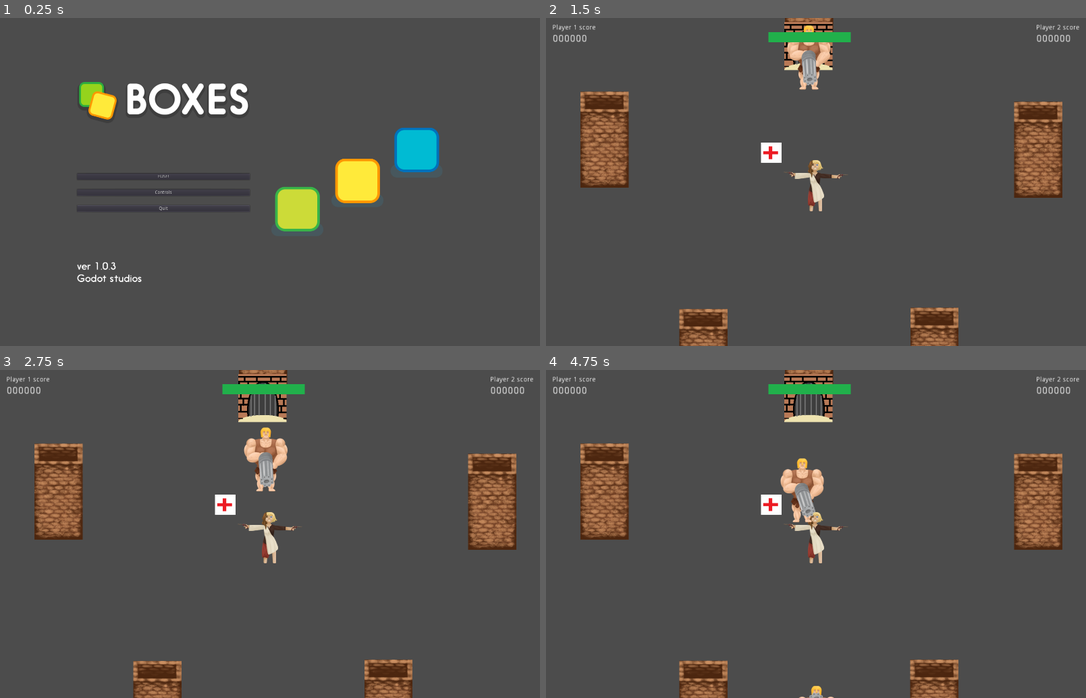
Above: before the commit, frames 1-4 (two rows, left to right).
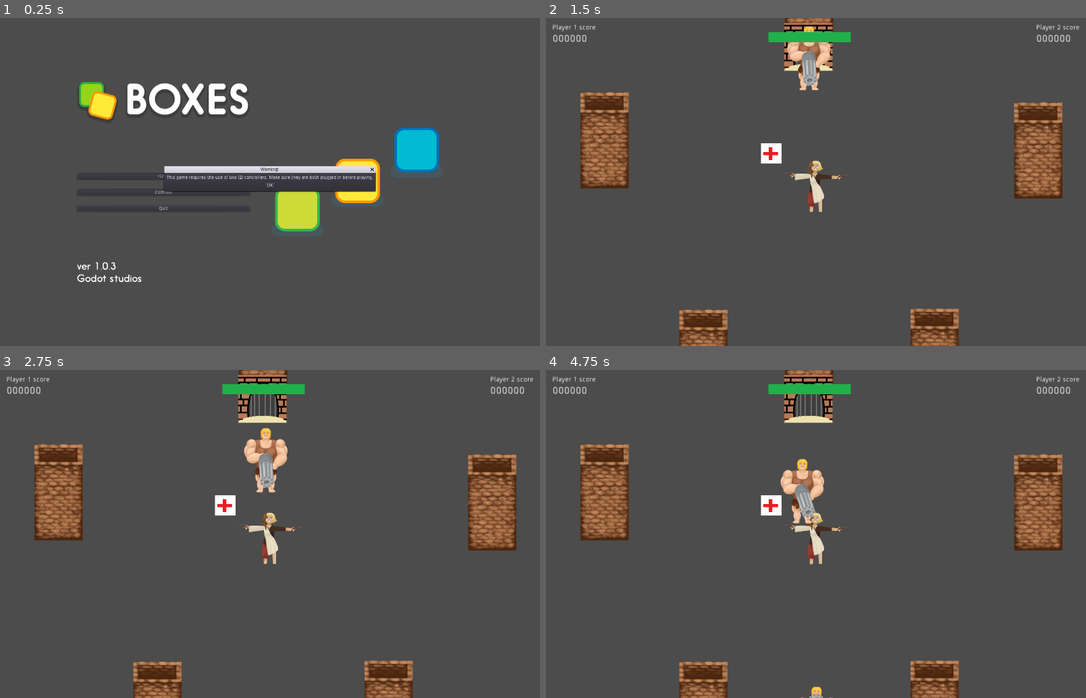
Above: after the commit, the same moments.

Repository: xenoexplorator/Ymir
Game: Godot game, scene res://Root.tscn
The game is run twice, just before and just after one commit, with the same random seed, the same clock (stepped at 60 frames per second) and the same inputs.
Inputs (mouse positions are in pixels of both pictures, inside the frame that each line leads up to):
- Up to frame 1 (0.25 s): no input
- Up to frame 2 (1.5 s): click (816, 185) at 0.5 s, where only the run after the commit has a clickable "OK"; click "FUSE!" at 1.25 s
- Up to frame 3 (2.75 s): no input
- Up to frame 4 (4.75 s): no input

The runs differ from the first frame. In frame 1, 1.9% of the frame differs, in the area x 30-70%, y 45-54%; in frame 2, 2.4%; in frame 3, 2.6%; in frame 4, 2.9%, in the area x 6-96%, y 0-100%.

Commit message:
tons of small fixes

Diff:
--- /dev/null
+++ b/Root.gd
@@ -0,0 +1,16 @@
+extends Node
+
+# class member variables go here, for example:
+# var a = 2
+# var b = "textvar"
+
+func _ready():
+	pop_up_need_more_controllers()
+
+func pop_up_need_more_controllers():
+	get_node("AcceptDialog").popup_centered()
+
+#func _process(delta):
+#	# Called every frame. Delta is time since last frame.
+#	# Update game logic here.
+#	pass
--- a/Root.tscn
+++ b/Root.tscn
@@ -1,7 +1,30 @@
-[gd_scene load_steps=2 format=2]
+[gd_scene load_steps=3 format=2]
 
-[ext_resource path="res://MainMenu.tscn" type="PackedScene" id=1]
+[ext_resource path="res://Root.gd" type="Script" id=1]
+[ext_resource path="res://MainMenu.tscn" type="PackedScene" id=2]
 
 [node name="Root" type="Node"]
 
-[node name="MainMenu" parent="." index="0" instance=ExtResource( 1 )]
+script = ExtResource( 1 )
+
+[node name="MainMenu" parent="." index="0" instance=ExtResource( 2 )]
+
+[node name="AcceptDialog" type="AcceptDialog" parent="." index="1"]
+
+anchor_left = 0.0
+anchor_top = 0.0
+anchor_right = 0.0
+anchor_bottom = 0.0
+margin_right = 83.0
+margin_bottom = 58.0
+rect_pivot_offset = Vector2( 0, 0 )
+rect_clip_content = false
+mouse_filter = 0
+mouse_default_cursor_shape = 0
+size_flags_horizontal = 1
+size_flags_vertical = 1
+popup_exclusive = true
+window_title = "Warning!"
+resizable = false
+dialog_text = "This game requires the use of two (2) controllers. Make sure they are both plugged in before playing."
+dialog_hide_on_ok = true
--- a/Scenes/Arena.tscn
+++ b/Scenes/Arena.tscn
@@ -65,12 +65,12 @@
 collision_use_kinematic = false
 collision_friction = 1.0
 collision_bounce = 0.0
-collision_layer = 8
+collision_layer = 1
 collision_mask = 1
 occluder_light_mask = 1
 format = 1
 tile_data = PoolIntArray( -720896, 0, 0, -720895, 0, 0, -720894, 0, 0, -720893, 0, 0, -720892, 0, 0, -720891, 0, 0, -72 …(1431 unchanged characters)…
-_sections_unfolded = [ "Cell", "Collision" ]
+_sections_unfolded = [ "Cell" ]
 
 [node name="Player" parent="." index="2" instance=ExtResource( 4 )]
 
--- /dev/null
+++ b/Scenes/Camera2D.gd
@@ -0,0 +1,17 @@
+extends Camera2D
+
+# class member variables go here, for example:
+# var a = 2
+# var b = "textvar"
+
+func _ready():
+	# Called when the node is added to the scene for the first time.
+	# Initialization here
+	pass
+
+var time = 0
+var period = 0.3
+var magnitude = 200
+
+func shake_camera():
+	self.offset = Vector2(rand_range(-magnitude, magnitude), rand_range(-magnitude, magnitude))
--- a/Scenes/Opponent.tscn
+++ b/Scenes/Opponent.tscn
@@ -11,7 +11,7 @@
 radius = 39.2539
 height = 95.084
 
-[node name="Opponent" type="Node" index="0"]
+[node name="Opponent" type="Node"]
 
 [node name="Body" type="KinematicBody2D" parent="." index="0"]
 
--- a/Scenes/Player.tscn
+++ b/Scenes/Player.tscn
@@ -13,6 +13,7 @@
 [ext_resource path="res://Scenes/Leg.gd" type="Script" id=11]
 [ext_resource path="res://ArtAssets/Leg_L.png" type="Texture" id=12]
 [ext_resource path="res://ArtAssets/Corps.png" type="Texture" id=13]
+[ext_resource path="res://Scenes/Camera2D.gd" type="Script" id=14]
 
 [sub_resource type="CapsuleShape2D" id=1]
 
@@ -120,12 +121,43 @@
 shape = SubResource( 1 )
 _sections_unfolded = [ "Transform" ]
 
+[node name="Camera2D" type="Camera2D" parent="KinematicBody2D" index="6"]
+
+anchor_mode = 1
+rotating = false
+current = false
+zoom = Vector2( 1, 1 )
+limit_left = -10000000
+limit_top = -10000000
+limit_right = 10000000
+limit_bottom = 10000000
+limit_smoothed = false
+drag_margin_h_enabled = true
+drag_margin_v_enabled = true
+smoothing_enabled = false
+smoothing_speed = 5.0
+offset_v = 0.0
+offset_h = 0.0
+drag_margin_left = 0.05
+drag_margin_top = 0.05
+drag_margin_right = 0.05
+drag_margin_bottom = 0.05
+editor_draw_screen = true
+editor_draw_limits = false
+editor_draw_drag_margin = false
+script = ExtResource( 14 )
+_sections_unfolded = [ "Drag Margin", "Offset" ]
+
 [connection signal="heal" from="KinematicBody2D" to="." method="_on_heal"]
 
 [connection signal="move_left_leg" from="KinematicBody2D" to="KinematicBody2D/LegLeft" method="move_leg"]
 
 [connection signal="move_right_leg" from="KinematicBody2D" to="KinematicBody2D/LegRight" method="move_leg"]
 
+[connection signal="gun_fired" from="KinematicBody2D/Gun1Sprite/Gun" to="KinematicBody2D/Camera2D" method="shake_camera"]
+
 [connection signal="gun_fired" from="KinematicBody2D/Gun1Sprite/Gun" to="." method="_spawn_bullet"]
 
+[connection signal="gun_fired" from="KinematicBody2D/Gun2Sprite/Gun" to="KinematicBody2D/Camera2D" method="shake_camera"]
+
 [connection signal="gun_fired" from="KinematicBody2D/Gun2Sprite/Gun" to="." method="_spawn_bullet"]
--- a/Scripts/Bullet.gd
+++ b/Scripts/Bullet.gd
@@ -9,6 +9,7 @@
 	player_index = player
 	transform.origin = origin
 	velocity = velocity.rotated(orientation)
+	colorize()
 
 func _physics_process(delta):
 	var collision = move_and_collide(velocity * speed)
@@ -17,3 +18,9 @@
 			collision.collider._takeDamage(power, player_index)
 			power = 0
 		queue_free()
+
+func colorize():
+	if(player_index == 0):
+		get_node("Sprite").modulate= Color(0,1,0,1)
+	elif(player_index == 1):
+		get_node("Sprite").modulate = Color(0,0,1,1)
--- a/Scripts/Player.gd
+++ b/Scripts/Player.gd
@@ -5,6 +5,9 @@
 var bullet_scene = preload("res://Scenes/Bullet.tscn")
 
 signal player_damage
+
+func _ready():
+	get_node("KinematicBody2D/Camera2D").make_current()
 
 func _spawn_bullet(player, origin, orientation):
 	var bullet = bullet_scene.instance()
--- a/Scripts/PlayerMovement.gd
+++ b/Scripts/PlayerMovement.gd
@@ -40,7 +40,9 @@
 	get_input()
 	move_and_slide(velocity())
 	var screen_size = Vector2(1680, 1024)
-	get_viewport().canvas_transform.origin = -position + screen_size / 2
+	#get_node("Camera2D").position = global_position
+
+	#get_viewport().canvas_transform.origin = -position + screen_size / 2
 
 func heal(amount):
 	emit_signal("heal", amount)
Not shown: 1 places in Scenes/Player.tscn that only renumber resources
